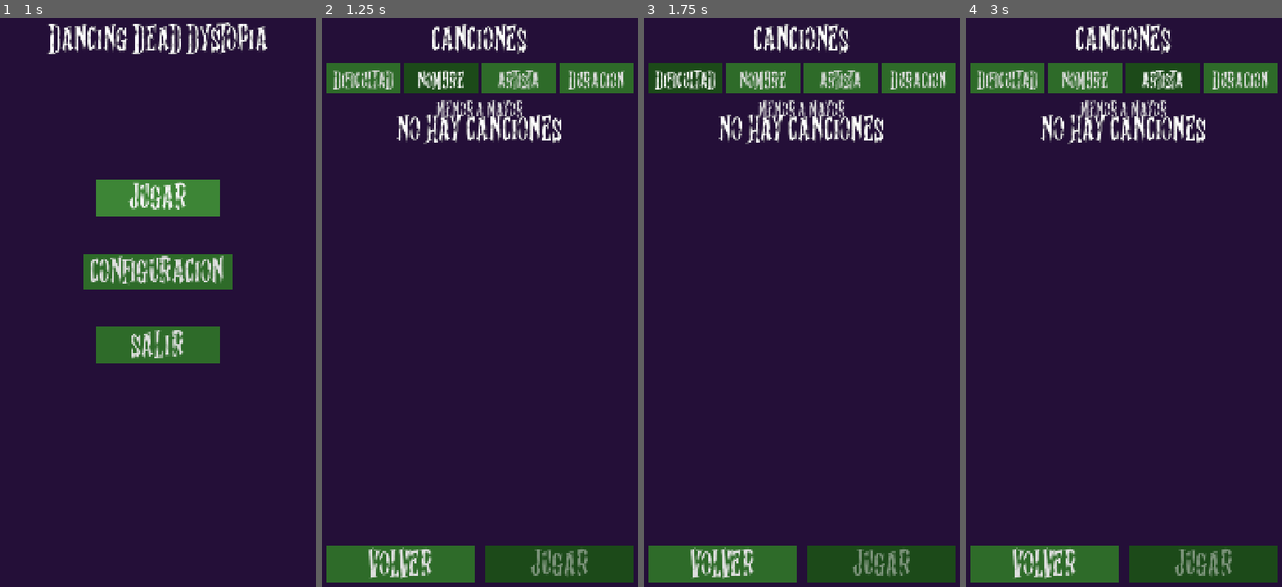
Above: before the commit, frames 1-4 (left to right).
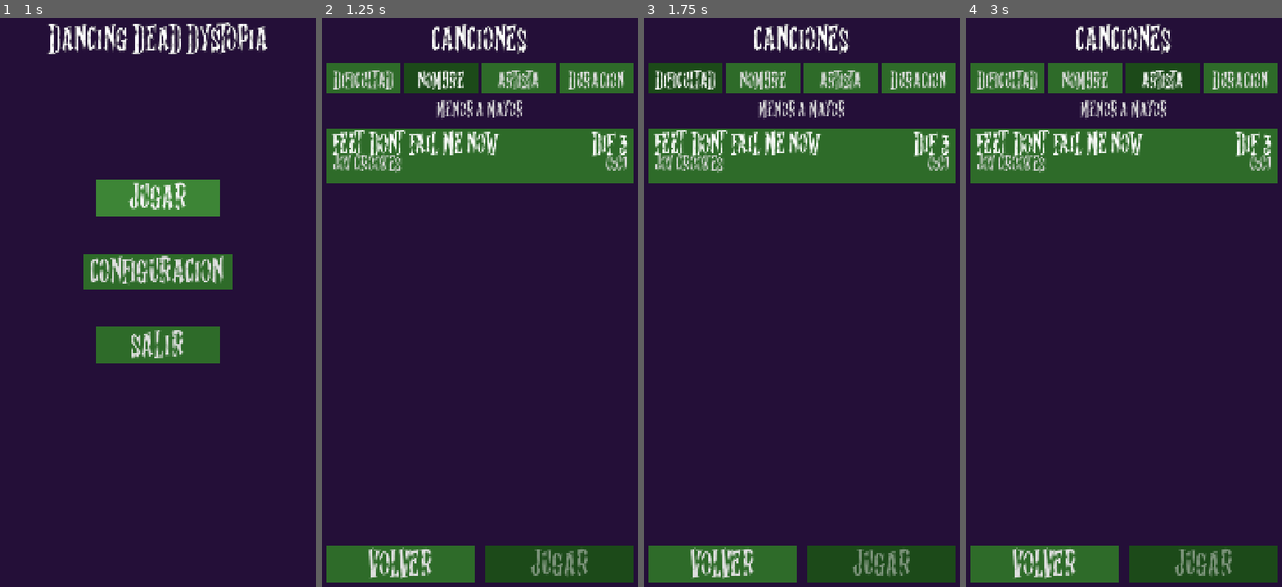
Above: after the commit, the same moments.

Repository: MarioAstorgaH/DancingDeadDystopia
Game: Godot game, scene res://menu/screen_main_menu.tscn
Two runs of this game, one before a commit and one after it. Both use one fixed random seed, a clock stepped at 60 frames per second and the inputs below. Sound files missing from this copy of the repository are replaced by a short silence.
Inputs:
- Up to frame 1 (1 s): click "JUGAR" at 0.5 s
- Up to frame 2 (1.25 s): no input
- Up to frame 3 (1.75 s): click "DIFICULTAD" at 1.25 s
- Up to frame 4 (3 s): click "NOMBRE" at 2 s; click "ARTISTA" at 2.75 s

Frame 1 is identical in both runs. In frame 2, 10% of the frame differs, in the area x 1-99%, y 16-30%; in frame 3, 10%; in frame 4, 10%.

Commit message:
feat: add first map and sound effects

Diff:
--- /dev/null
+++ b/Assets/Songs/feet_dont_fail_me_now/song.json
@@ -0,0 +1,7 @@
+{
+	"title": "FEET DONT FAIL ME NOW",
+	"artist": "JOY CROOKES",
+	"difficulty": 3,
+	"audio": "song.ogg",
+	"lead": "lead.ogg"
+}
--- /dev/null
+++ b/game/gameplay.gd
@@ -0,0 +1,53 @@
+extends Node2D
+
+## Toca la canción elegida en el selector después de una cuenta regresiva.
+
+const SONG_SELECT_SCENE := "res://song_select/screen_song_select.tscn"
+const LEAD_IN := 3.0  # segundos para que el jugador se prepare
+## Cuándo dice cada palabra `cuenta_regresiva.wav`, en segundos desde que empieza.
+## La canción arranca con la última.
+const COUNTDOWN_CUES := [[0.12, "3"], [0.85, "2"], [1.61, "1"], [2.49, "YA"]]
+const GO_TIME := 0.6  # segundos que se queda el "YA" en pantalla
+
+var _countdown_played := false
+
+@onready var _player: SongPlayer = $SongPlayer
+@onready var _countdown_sfx: AudioStreamPlayer = $CountdownSfx
+@onready var _hud: Hud = $HUD
+
+
+func _ready() -> void:
+	var song := SongLibrary.selected_song
+	if song == null:
+		# Al correr la escena directo no hay canción elegida: usa la primera.
+		var songs := SongLibrary.load_all()
+		if songs.is_empty():
+			push_warning("No hay canciones en %s" % SongLibrary.SONGS_DIR)
+			return
+		song = songs[0]
+	_player.play_song(song, LEAD_IN)
+
+
+func _process(_delta: float) -> void:
+	# Tiempo desde que empieza el efecto; su última palabra cae en 0 de la canción.
+	var t := _player.song_time() + COUNTDOWN_CUES[-1][0]
+	if not _countdown_played and t >= 0.0:
+		_countdown_played = true
+		_countdown_sfx.play(t)
+	_hud.show_countdown(_countdown_text(t))
+
+
+func _countdown_text(t: float) -> String:
+	if t > COUNTDOWN_CUES[-1][0] + GO_TIME:
+		return ""
+	var text := ""
+	for cue in COUNTDOWN_CUES:
+		if t >= cue[0]:
+			text = cue[1]
+	return text
+
+
+func _notification(what: int) -> void:
+	# Botón/gesto "atrás" de Android.
+	if what == NOTIFICATION_WM_GO_BACK_REQUEST:
+		get_tree().change_scene_to_file(SONG_SELECT_SCENE)
--- a/game/gameplay_scene.tscn
+++ b/game/gameplay_scene.tscn
@@ -1,7 +1,31 @@
 [gd_scene format=3 uid="uid://bngmcqe5apkxt"]
 
+[ext_resource type="Script" uid="uid://bp407t4oxsb77" path="res://game/gameplay.gd" id="1_gameplay"]
 [ext_resource type="PackedScene" path="res://hud/hud.tscn" id="1_hud"]
+[ext_resource type="Script" uid="uid://riiot74xfp8k" path="res://game/song_player.gd" id="2_player"]
+[ext_resource type="AudioStream" uid="uid://bt1enu0p5kpfk" path="res://Assets/Audio/audio perron/cuenta_regresiva.wav" id="3_countdown"]
 
 [node name="Gameplay" type="Node2D" unique_id=1465382250]
+script = ExtResource("1_gameplay")
+
+[node name="Background" type="CanvasLayer" parent="."]
+layer = -1
+
+[node name="color" type="ColorRect" parent="Background"]
+anchors_preset = 15
+anchor_right = 1.0
+anchor_bottom = 1.0
+grow_horizontal = 2
+grow_vertical = 2
+mouse_filter = 2
+color = Color(0.14, 0.06, 0.22, 1)
+
+[node name="SongPlayer" type="AudioStreamPlayer" parent="."]
+bus = &"GameMusic"
+script = ExtResource("2_player")
+
+[node name="CountdownSfx" type="AudioStreamPlayer" parent="."]
+stream = ExtResource("3_countdown")
+bus = &"Effects"
 
 [node name="HUD" parent="." instance=ExtResource("1_hud")]
--- a/game/song_player.gd
+++ b/game/song_player.gd
@@ -10,13 +10,15 @@
 var _sync: AudioStreamSynchronized
 var _lead_db := 0.0
 var _fade: Tween
+var _start_usec := -1  # cuándo empieza el audio; -1 si no hay canción esperando
 
 
 func _init() -> void:
 	bus = "GameMusic"
 
 
-func play_song(song: SongInfo) -> void:
+## Empieza la canción después de `lead_in` segundos de espera.
+func play_song(song: SongInfo, lead_in := 0.0) -> void:
 	_sync = AudioStreamSynchronized.new()
 	_sync.stream_count = 2 if song.lead_path else 1
 	_sync.set_sync_stream(0, load(song.audio_path))
@@ -24,7 +26,15 @@
 		_sync.set_sync_stream(1, load(song.lead_path))
 	_lead_db = 0.0
 	stream = _sync
-	play()
+	_start_usec = Time.get_ticks_usec() + int(lead_in * 1000000.0)
+
+
+func _process(_delta: float) -> void:
+	if _start_usec >= 0 and Time.get_ticks_usec() >= _start_usec:
+		# Arranca desde lo que ya pasó del frame para que el tiempo no salte hacia atrás.
+		var late := (Time.get_ticks_usec() - _start_usec) / 1000000.0
+		_start_usec = -1
+		play(late)
 
 
 ## Baja la melodía al fallar y la sube al atinar. Sin `lead` no hace nada.
@@ -38,7 +48,10 @@
 
 
 ## Posición de la canción en segundos, compensando la latencia del audio.
+## Es negativa durante la espera antes de que empiece.
 func song_time() -> float:
+	if _start_usec >= 0:
+		return (Time.get_ticks_usec() - _start_usec) / 1000000.0
 	return get_playback_position() + AudioServer.get_time_since_last_mix() - AudioServer.get_output_latency()
 
 
Not shown, added: Assets/Audio/audio perron/cuenta_regresiva.wav.import
Not shown, added: Assets/Songs/feet_dont_fail_me_now/lead.ogg.import
Not shown, added: Assets/Songs/feet_dont_fail_me_now/song.ogg.import
Not shown, added: game/gameplay.gd.uid
Not shown, added: Assets/Audio/audio perron/cuenta_regresiva.wav
Not shown, added: Assets/Songs/feet_dont_fail_me_now/lead.ogg
Not shown, added: Assets/Songs/feet_dont_fail_me_now/song.ogg
